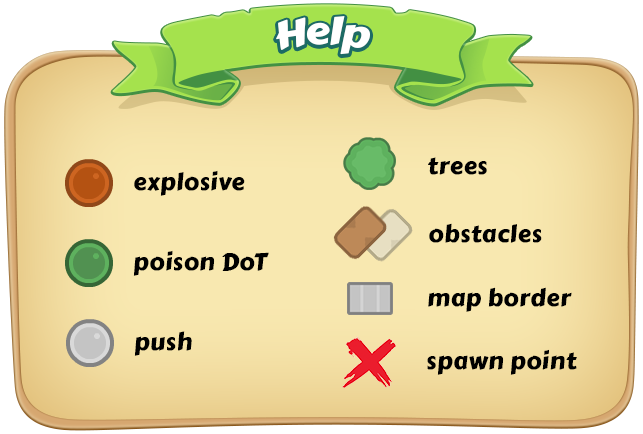
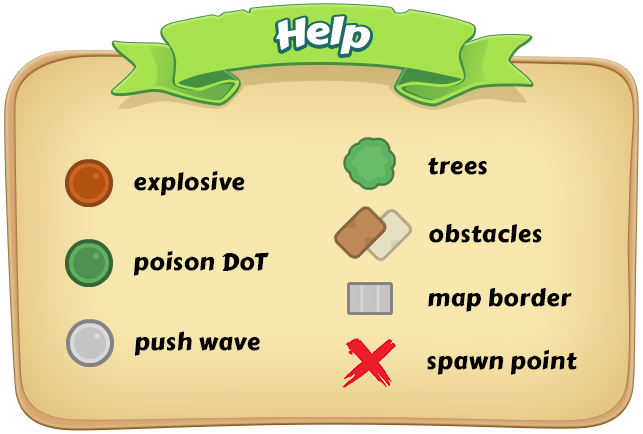
Two versions of the same layered image (643 x 434). Layer-by-layer changes:
renamed "push" to "push wave", painted on it over [199, 336, 260, 351]
